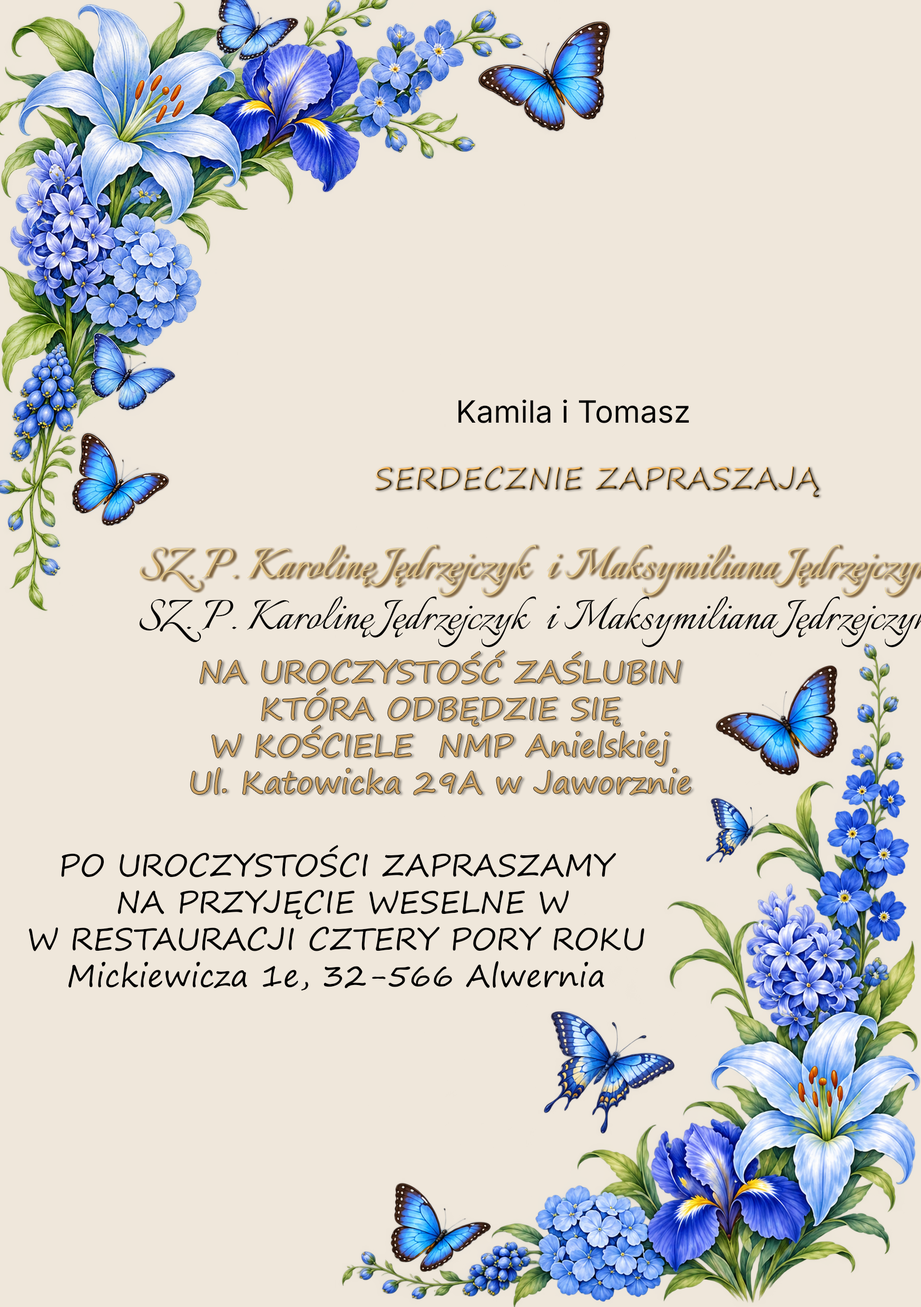
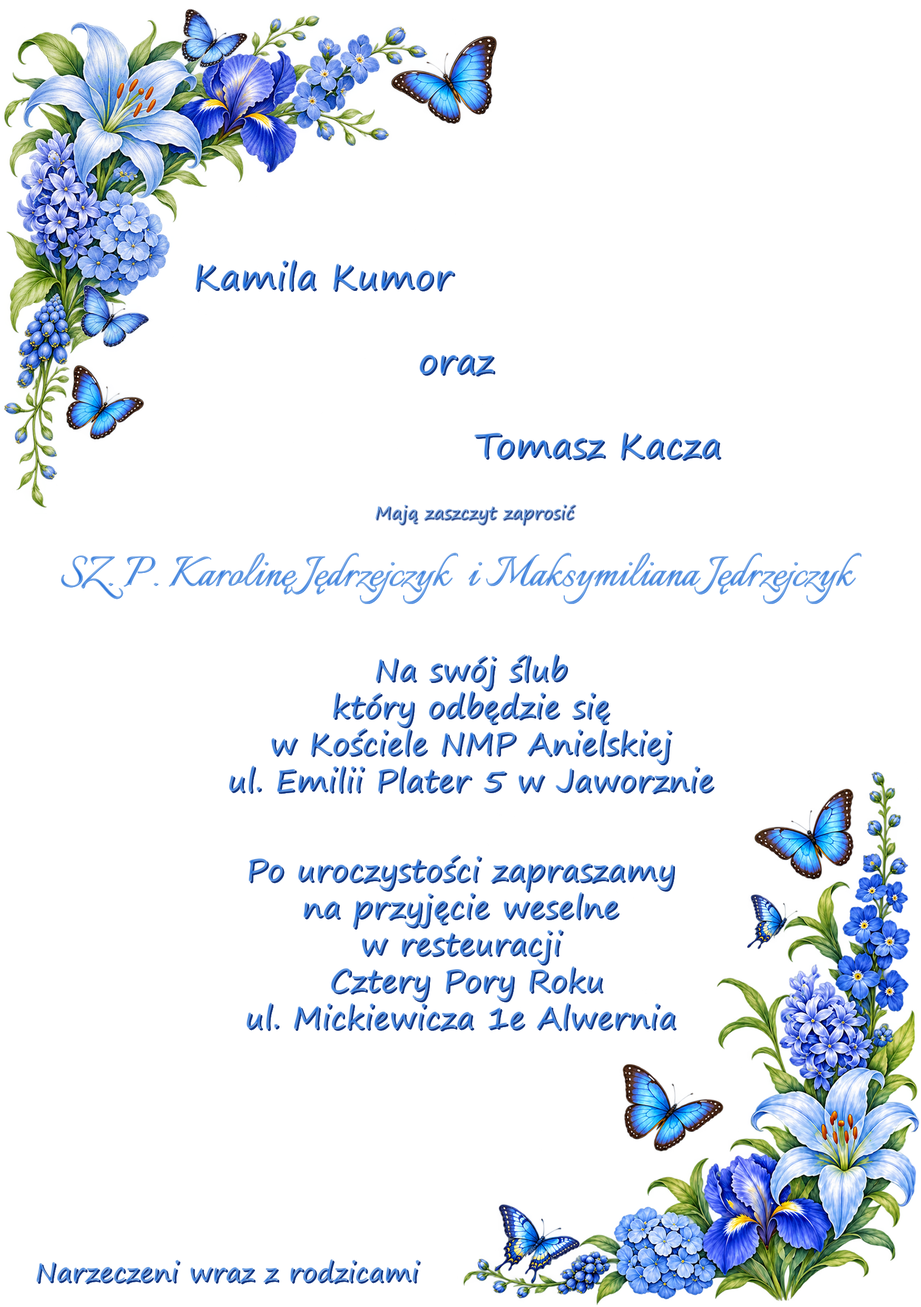
Revision of a layered w=921, h=1307 image; what changed, layer by layer:
renamed "SZ. P. Karolinę Jędrzejczyk i Maksymili" to "Ozdobny niebieski kącik kwiatowy z motylami 3", moved it out of group "Napisy", painted on it over left=139, top=595, right=921, bottom=1307
renamed "Kamila i Tomasz" to "Kamila Kumor", moved it above "Mają zaszczyt zaprosić", painted on it over left=195, top=259, right=720, bottom=460
renamed "SERDECZNIE ZAPRASZAJĄ" to "Mają zaszczyt zaprosić", painted on it over left=374, top=465, right=820, bottom=525
painted on "SZ. P. Karolinę Jędrzejczyk i Maksymili" over left=60, top=544, right=921, bottom=604
renamed "NA UROCZYSTOŚĆ ZAŚLUBIN" to "Na swój ślub", painted on it over left=190, top=650, right=713, bottom=795
renamed "PO UROCZYSTOŚCI ZAPRASZAMY" to "Po uroczystości zapraszamy", painted on it over left=28, top=844, right=675, bottom=1030
painted on "kwiaty_prawy_dolny_transparent_2" over left=0, top=0, right=640, bottom=619
hid "Color Fill 1", moved it above "Narzeczeni wraz z rodzicami" over left=0, top=0, right=921, bottom=1307
renamed "Layer 1" to "Narzeczeni wraz z rodzicami", painted on it over left=36, top=1258, right=420, bottom=1283
renamed "kwiaty_prawy_dolny_transparent_2" to "Color Fill 1 copy", moved it below "Narzeczeni wraz z rodzicami", painted on it, masked it over left=0, top=0, right=921, bottom=1307
